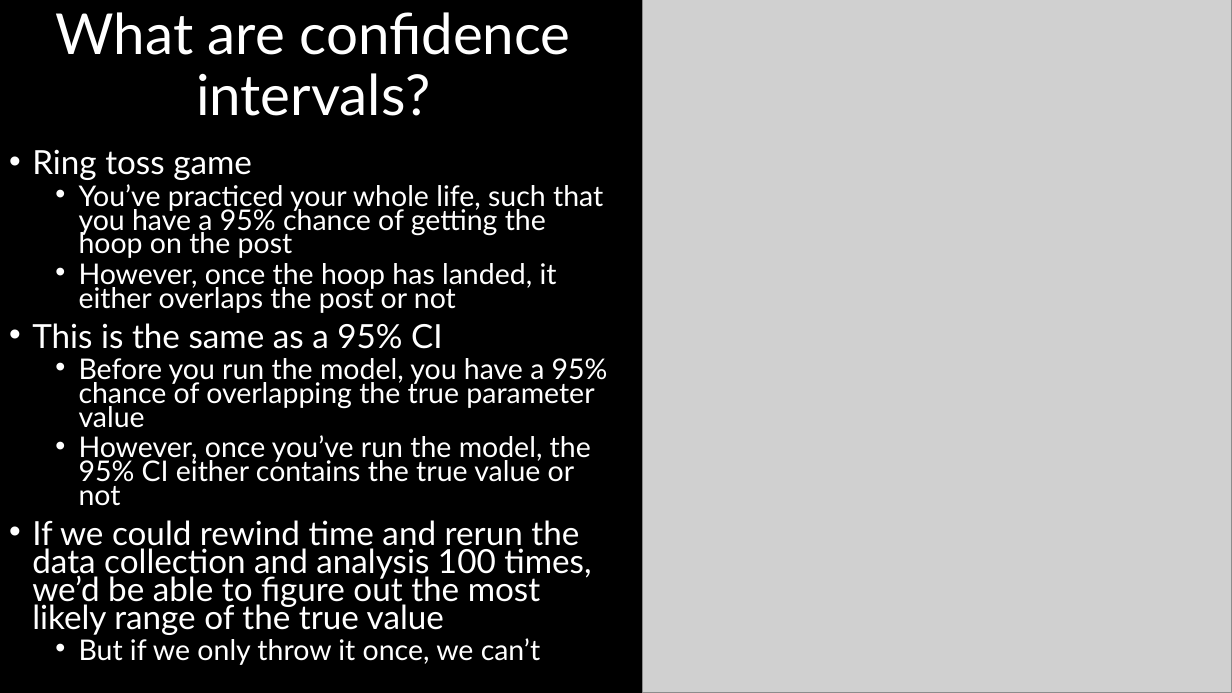
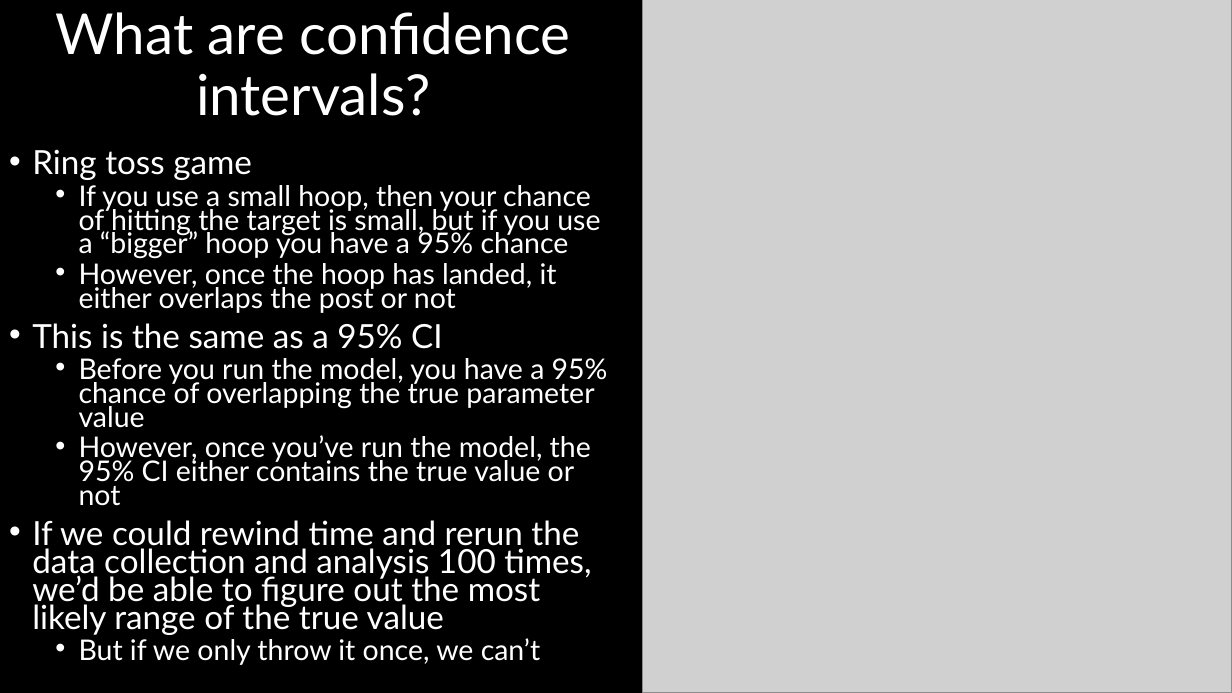
Before and after one commit to DeonRoos/stats-for-biologists, a slide deck: slide 23 of Lectures/Lecture 05.1 LM with categorical.pptx (slide 22 before the commit). Drawn at 1232x693 pixels with LibreOffice and Linux fonts; fonts in the diff are those of the drawing; grey boxes stand for pictures. Boxes give left, top, right and bottom in pixels: in the first picture for what was removed or moved away, otherwise in the second. Text is boxed around its words. In the diff, an @@ line names an element or a change of style, - is before the commit and + after.

```diff
--- a/Lectures/Lecture 05.1 LM with categorical.pptx
+++ b/Lectures/Lecture 05.1 LM with categorical.pptx
@@ text at [79,185,600,259]: text changed @@
-  • You’ve practiced your whole life, such that you have a 95% chance of getting the hoop on the post
+  • If you use a small hoop, then your chance of hitting the target is small, but if you use a “bigger” hoop you have a 95% chance
```
Also in this commit, not shown: 1 other slide changed, 1 slide added, 13 other files.
